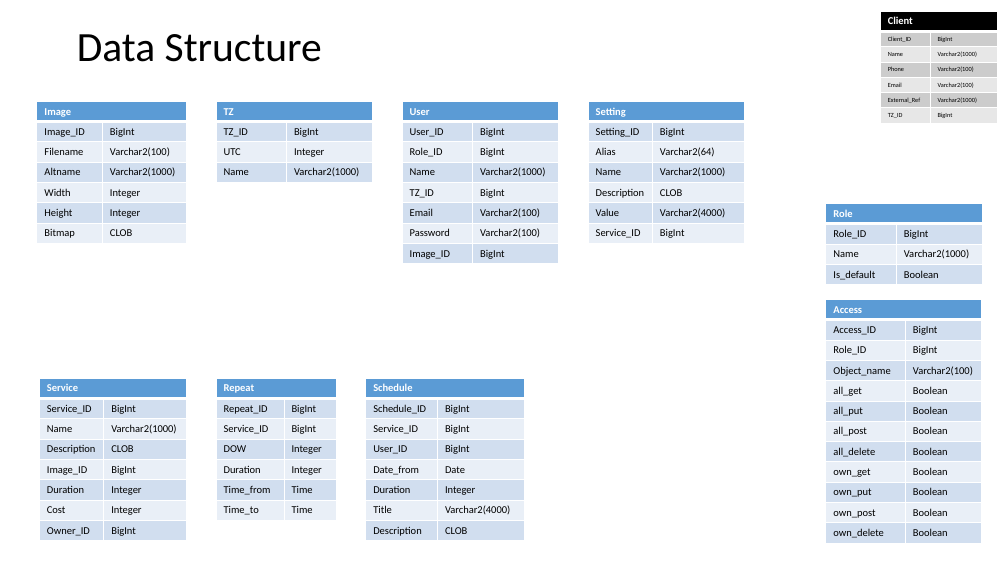
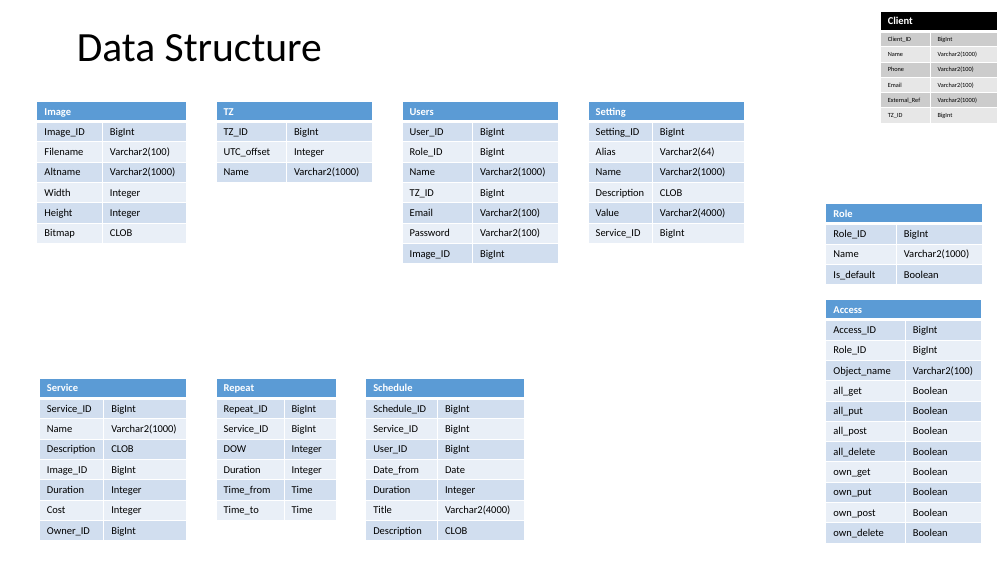
Before and after one commit to grigory-lobkov/timerec, a slide deck: slide 2 of TimeRec.pptx. Drawn at 1008x567 pixels with LibreOffice and Linux fonts; fonts in the diff are those of the drawing. Boxes give left, top, right and bottom in pixels: in the first picture for what was removed or moved away, otherwise in the second. Text is boxed around its words. In the diff, an @@ line names an element or a change of style, - is before the commit and + after.

```diff
--- a/TimeRec.pptx
+++ b/TimeRec.pptx
@@ table at [216,101,373,182] @@
-row 3, column 1: UTC
+row 3, column 1: UTC_offset
@@ table at [402,101,559,263] @@
-row 1, column 1: User
+row 1, column 1: Users
```
Also in this commit, not shown: 18 other files.
